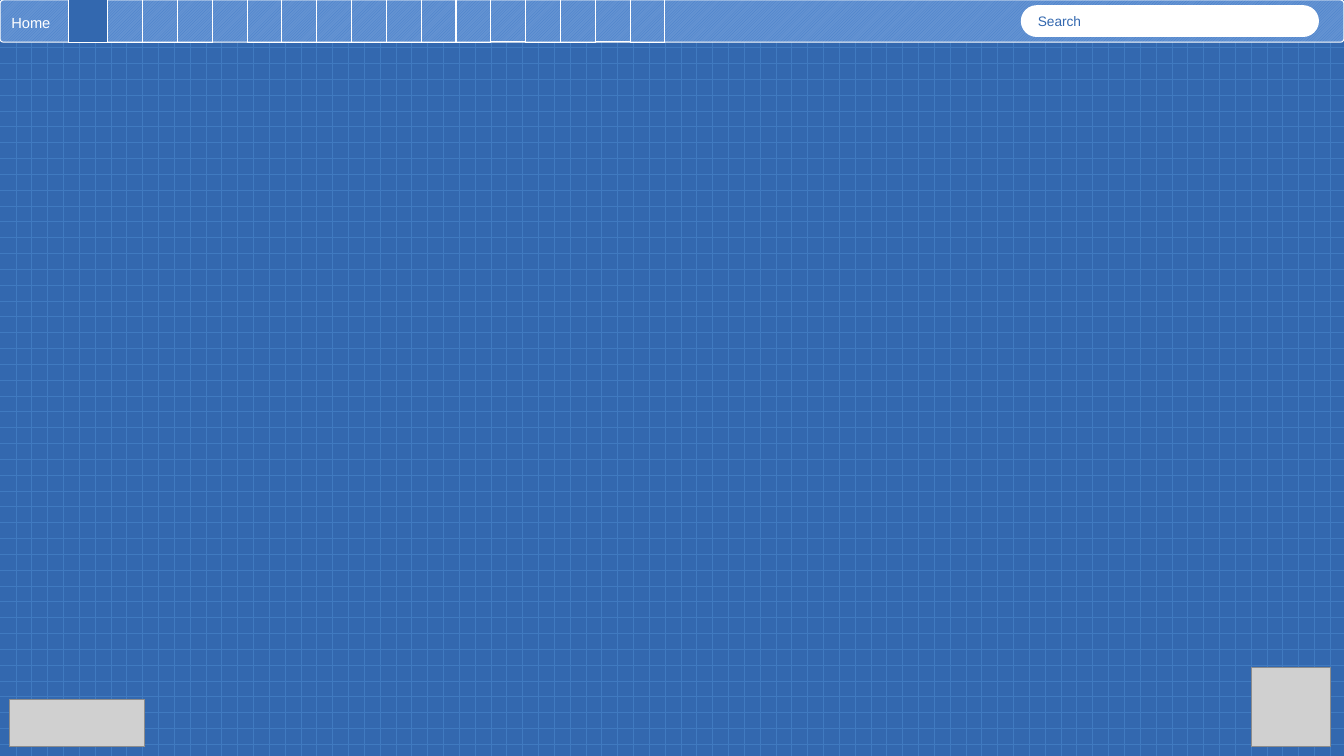
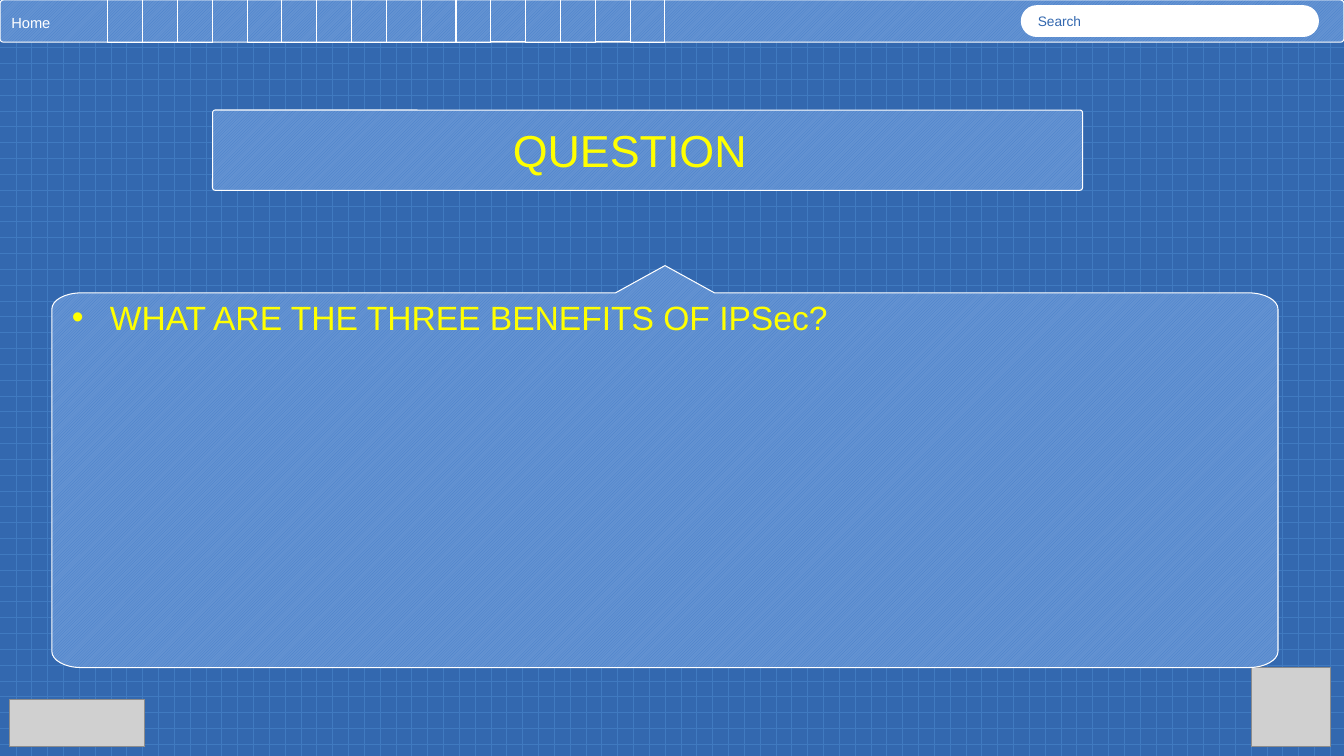
Before and after one commit to austinsonger/DataCommunicationsandNetworking-RobertMorrisUniversity, a slide deck: slide 11 of Virtual Private Networks.pptx (slide 23 before the commit). Drawn at 1344x756 pixels with LibreOffice and Linux fonts; fonts in the diff are those of the drawing; grey boxes stand for pictures. Boxes give left, top, right and bottom in pixels: in the first picture for what was removed or moved away, otherwise in the second. Text is boxed around its words. In the diff, an @@ line names an element or a change of style, - is before the commit and + after.

```diff
--- a/Virtual Private Networks.pptx
+++ b/Virtual Private Networks.pptx
@@ rectangle removed at bbox=[69, 0, 108, 42] @@
@@ rounded rectangle added at bbox=[213, 110, 1083, 191], fill pattern #437CC9 on #6493D2, outline #FFFFFF 0.75 pt, 32 pt, text #FFFF00 @@
+QUESTION
@@ freeform shape added at bbox=[51, 266, 1277, 668], fill pattern #437CC9 on #6493D2, outline #FFFFFF 0.75 pt, 24 pt, text #FFFF00 @@
+• WHAT ARE THE THREE BENEFITS OF IPSec?
```
Also in this commit, not shown: 18 other slides changed, 7 slides added, 19 slides removed, 3 other files.
